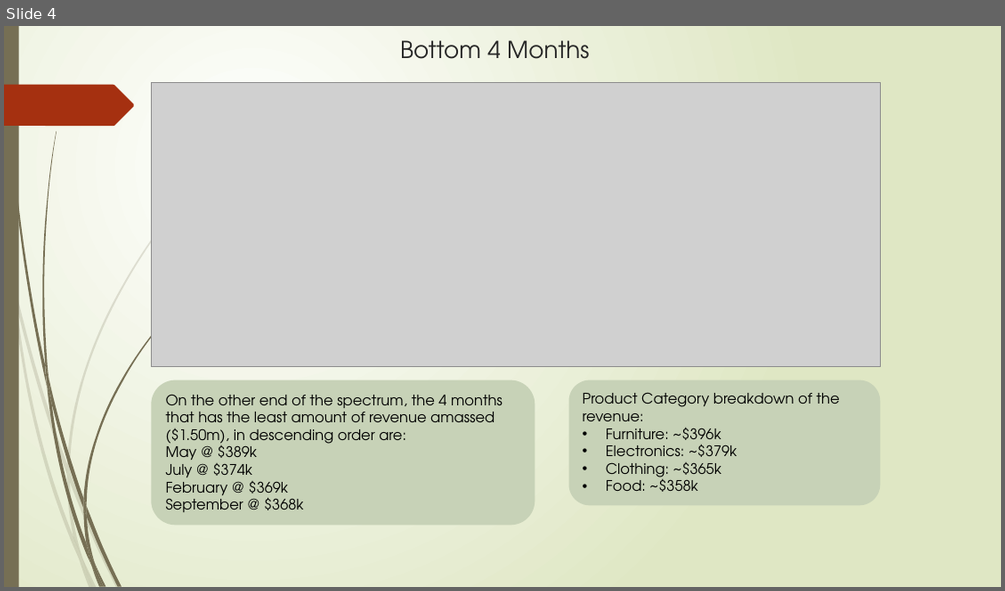
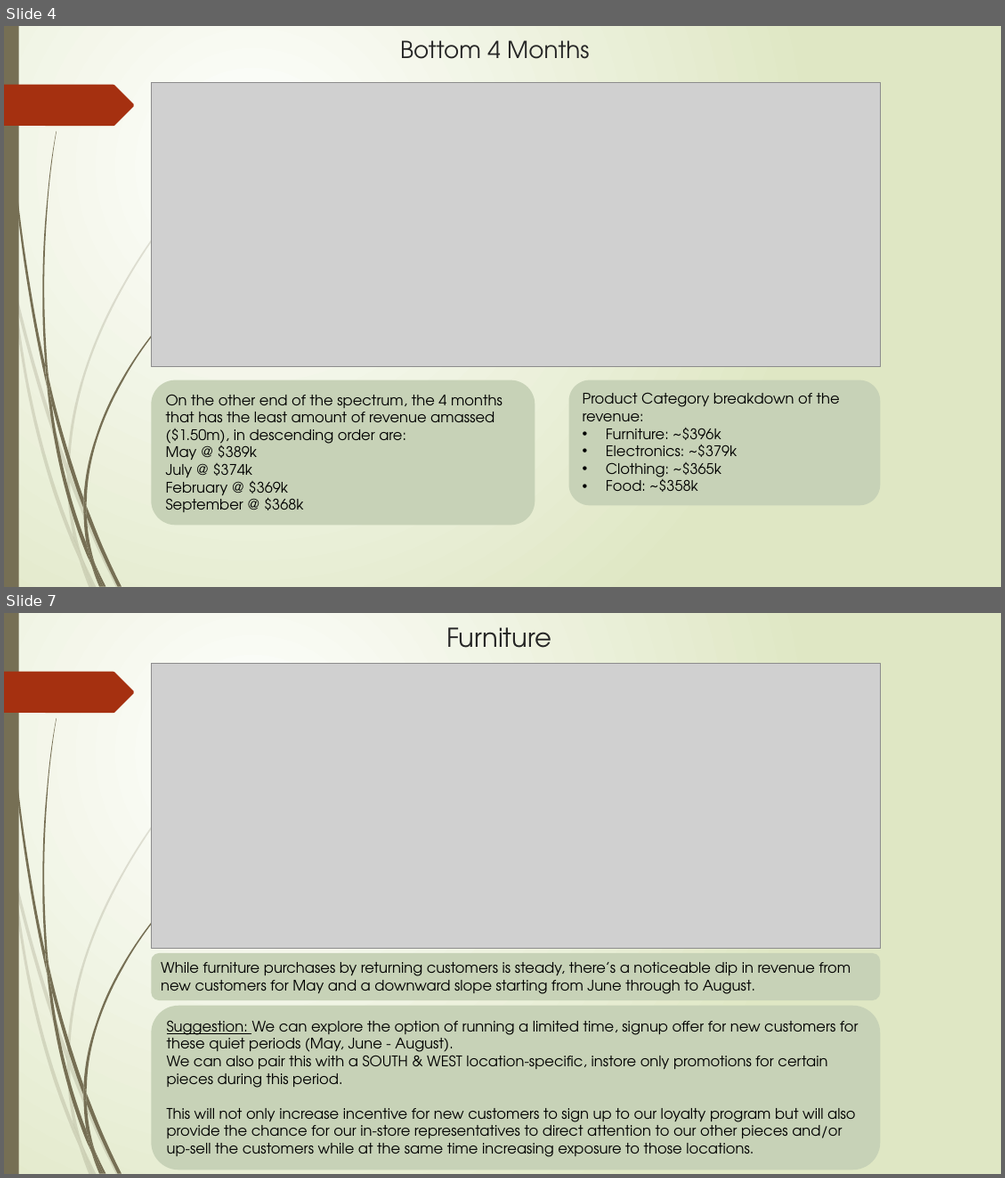
Before and after one commit to daryl-san/Online-Sales, a slide deck: Analysis/Store Sales Analysis presentation.pptx. Shown one above the other, each under a label of ours: slide 4 before the commit, slides 4 and 7 after it; the slides between them are not shown. The pictures are 1005x591 and 1005x1178 pixels, drawn with LibreOffice and Linux fonts; fonts in the diff are those of the drawing; grey boxes stand for pictures. Boxes give left, top, right and bottom in pixels: in the first picture for what was removed or moved away, otherwise in the second. Text is boxed around its words. In the diff, an @@ line names an element or a change of style, - is before the commit and + after.

Commit message:
Finalizing Powerpoint of Analysis
Finalised the powerpoint covering the analysis, data visualization and measures, and provided recommendation to address sale weakpoints backed by data and reasoning.

```diff
--- a/Analysis/Store Sales Analysis presentation.pptx
+++ b/Analysis/Store Sales Analysis presentation.pptx
@@ slide 7 added at [4, 613, 1001, 1174], background gradient #FFFFFF to #DFE8C4; not listed: 24 template elements that a slide beside it also shows @@
@@ title added at [446, 627, 551, 648], 25 pt, text #262626 @@
+Furniture
@@ picture added at [152, 663, 881, 948] @@
@@ rounded rectangle added at [152, 953, 881, 1000], fill #C7D2B7, 14 pt, text #000000 @@
+While furniture purchases by returning customers is steady, there’s a noticeable dip in revenue from new customers for May and a downward slope starting from June through to August.
@@ rounded rectangle added at [152, 1005, 881, 1170], fill #C7D2B7, 14 pt, text #000000 @@
+Suggestion: We can explore the option of running a limited time, signup offer for new customers for these quiet periods (May, June - August).
+We can also pair this with a SOUTH & WEST location-specific, instore only promotions for certain pieces during this period.
+This will not only increase incentive for new customers to sign up to our loyalty program but will also provide the chance for our in-store representatives to direct attention to our other pieces and/or up-sell the customers while at the same time increasing exposure to those locations.
```
Also in this commit, not shown: 3 slides changed, 1 other slide added.
